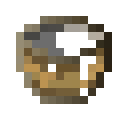
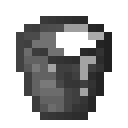
Comparing the layer stacks of the two (128, 128) images. Changes:
moved "Layer" into group "Wood", painted on it over [24,24,64,56]
moved "Wood Cover copy #1" into group "Wood" over [16,16,112,104]
moved "Wood Cover copy" into group "Wood" over [16,16,112,104]
moved "Wood Cover" into group "Wood" over [16,16,112,104]
added group "Stone" with 5 layers over [16,16,112,120]
added layer "Layer copy #4" (darken, 63%) in group "Stone" over [24,24,64,56]
added layer "Layer copy #3" (darken, 41%) in group "Stone" over [48,48,104,112]
showed "Stone Bucket Empty copy", moved it into group "Stone" over [16,16,112,120]
added layer "Stone Bucket Cover #1" in group "Stone" over [16,16,112,120]
